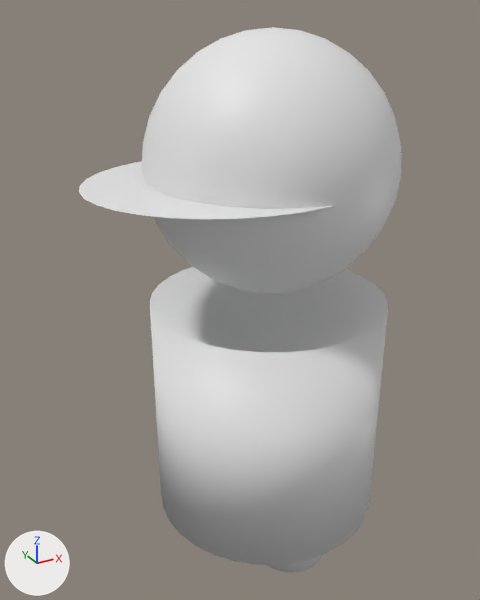
The Blender file Art/Models/person_cap.blend as it was, and as the next commit left it.
The view is the same before and after, from a 50 mm lens placed at (-2.71, -4.44, 4.94), pointed at (-0.24, 0.05, 2.69). The axes (+X, +Y, +Z) are drawn at lower left. The lights are the same throughout.

Script lines for the objects in view, before the commit:
```python
me_circle = bpy.data.meshes.new('Circle')
me_circle.from_pydata(...)  # 32 vertices, 30 faces; spans x -1.0..1.0, y -1.0..1.0, z 0.0
me_cylinder = bpy.data.meshes.new('Cylinder')
me_cylinder.from_pydata(...)  # 66 vertices, 96 faces; spans x -1.0..1.0, y -1.0..1.0, z -1.0..1.0
me_cylinder.polygons.foreach_set('use_smooth', [True] * 96)
me_cylinder.materials.append(None)
me_sphere = bpy.data.meshes.new('Sphere')
me_sphere.from_pydata(...)  # a UV sphere (32 segments, 16 rings, poles along z) spanning x -1.0..1.0, y -1.0..1.0, z -1.0..1.0
me_sphere.polygons.foreach_set('use_smooth', [True] * 512)
ob_circle = bpy.data.objects.new('Circle', me_circle)
ob_circle.location = (-0.379, -0.02, 3.743)
ob_circle.scale = (1.12, 1.0, 1.0)
ob_cylinder = bpy.data.objects.new('Cylinder', me_cylinder)
ob_cylinder.location = (0.0, 0.0, 1.691)
ob_sphere = bpy.data.objects.new('Sphere', me_sphere)
ob_sphere.location = (0.0, 0.0, 3.81)
```
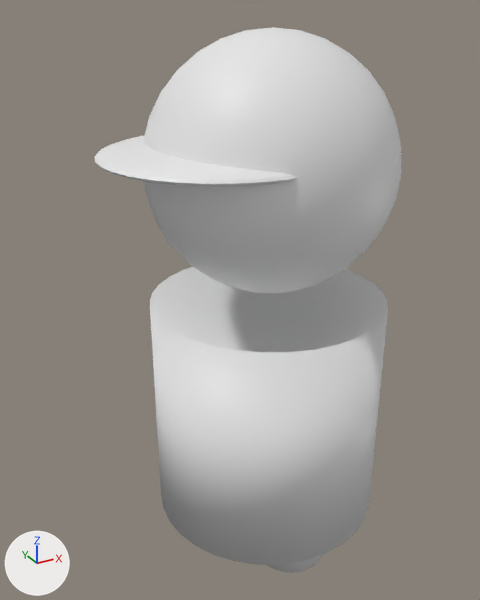
Commit message: updates cap so it should be visible now

Diff of the bpy script that builds the scene:
```diff
--- a/Art/Models/person_cap.blend.py
+++ b/Art/Models/person_cap.blend.py
@@ me_sphere_001 @@
+me_sphere_001.from_pydata(...)  # a UV sphere (32 segments, 16 rings, poles along z) spanning x -1.0..1.0, y -1.0..1.0, z -1.0..1.0
@@ ob_circle @@
-ob_circle = bpy.data.objects.new('Circle', me_circle)
-ob_circle.location = (-0.379, -0.02, 3.743)
-ob_circle.scale = (1.12, 1.0, 1.0)
@@ ob_sphere_001 @@
+ob_sphere_001 = bpy.data.objects.new('Sphere.001', me_sphere_001)
+ob_sphere_001.location = (-0.438, 0.0, 3.942)
+ob_sphere_001.scale = (0.925, 0.925, 0.1)
```

Changed parts and their boxes (x1, y1, x2, y2) in the pictures (480 x 600 px):
'Sphere.001', added: after (95, 136, 296, 187)
'Circle', deleted: before (79, 161, 334, 219)
